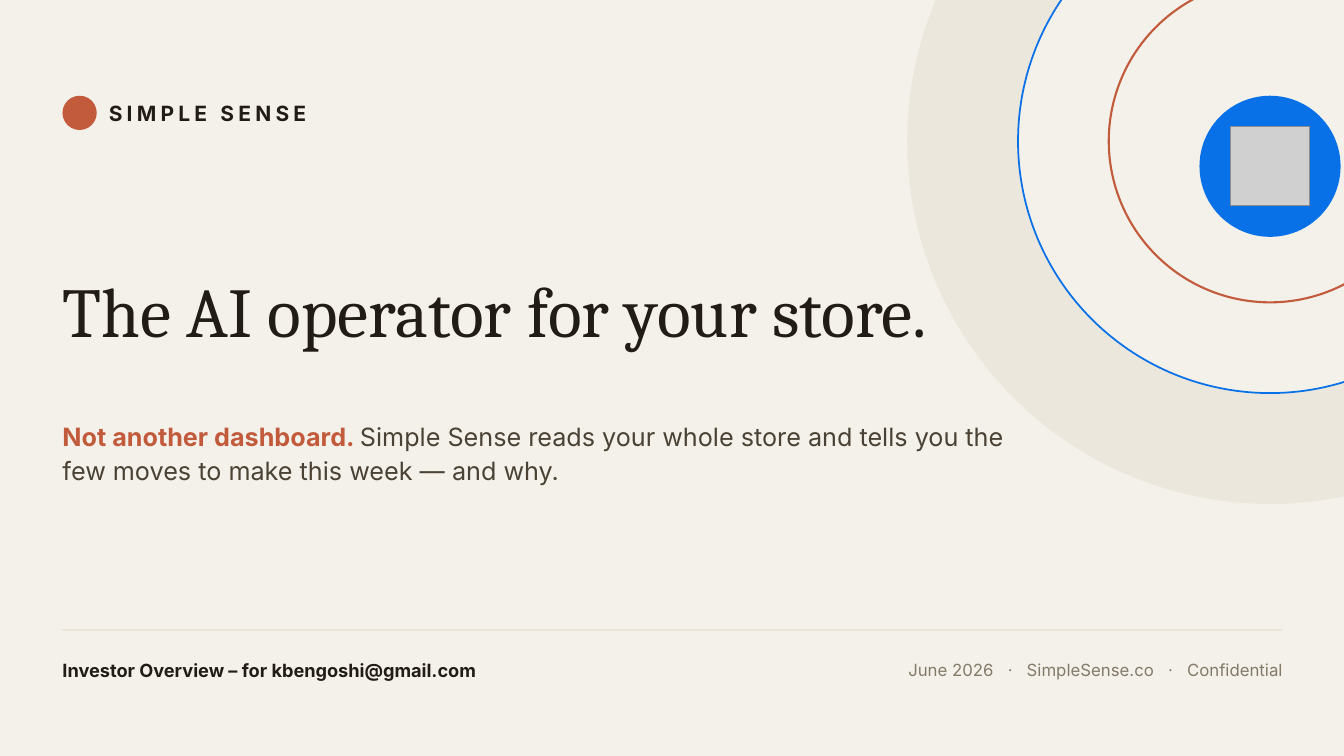
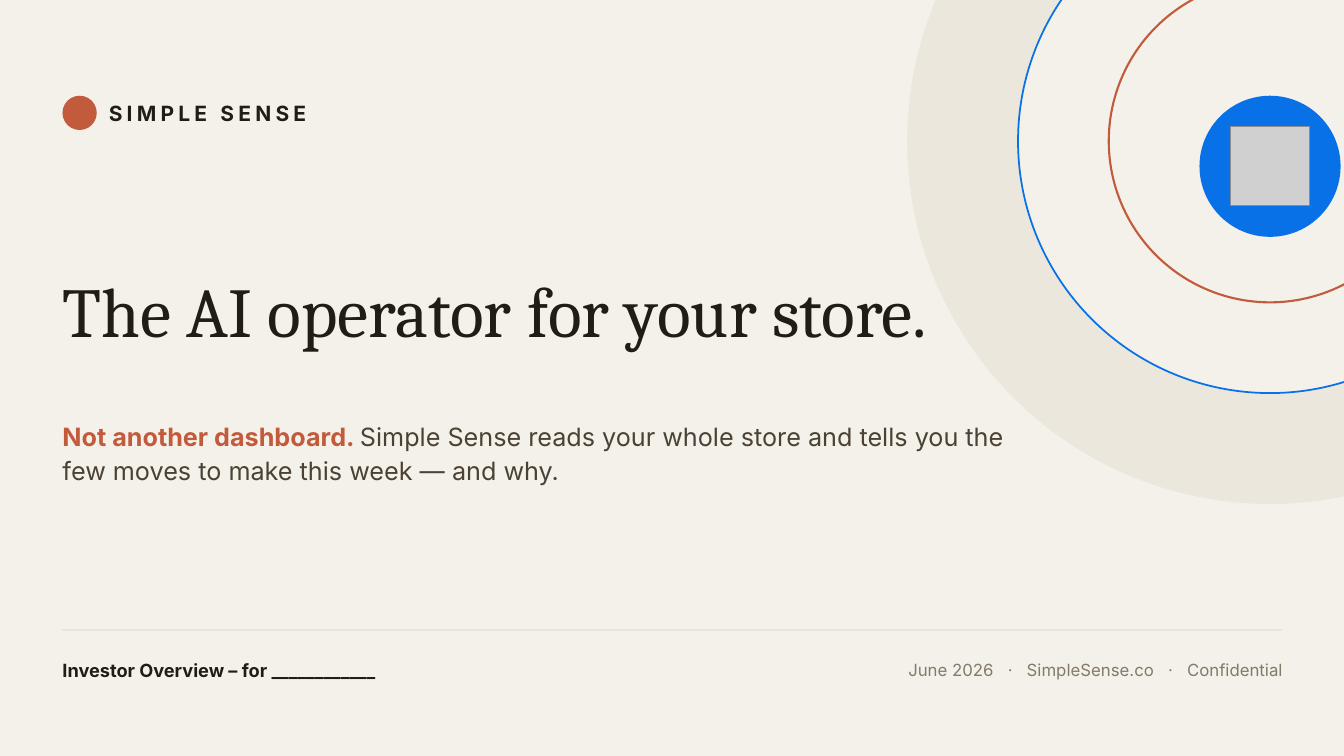
Before and after one commit to simplesense/simplesense.co, a slide deck: slide 1 of Simple_Sense_Investor_Deck.pptx. Drawn at 1344x756 pixels with LibreOffice and Linux fonts; fonts in the diff are those of the drawing; grey boxes stand for pictures. Boxes give left, top, right and bottom in pixels: in the first picture for what was removed or moved away, otherwise in the second. Text is boxed around its words. In the diff, an @@ line names an element or a change of style, - is before the commit and + after.

```diff
--- a/Simple_Sense_Investor_Deck.pptx
+++ b/Simple_Sense_Investor_Deck.pptx
@@ text at (62,663,267,677): text changed @@
-Investor Overview – for kbengoshi@gmail.com
+Investor Overview – for ____________
```
Also in this commit, not shown: 8 other files.
